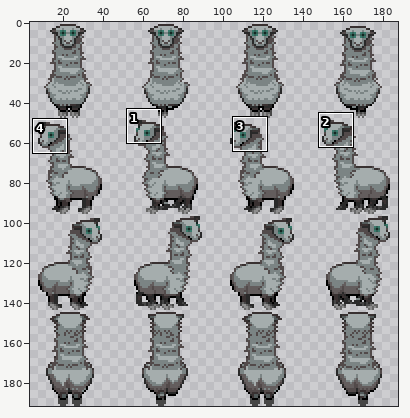
Sprite sheet -- resources/entities/Mooncalf.png. The picture above shows the old version from afar; the outline marks the close-up.
Close-up. Earlier state:
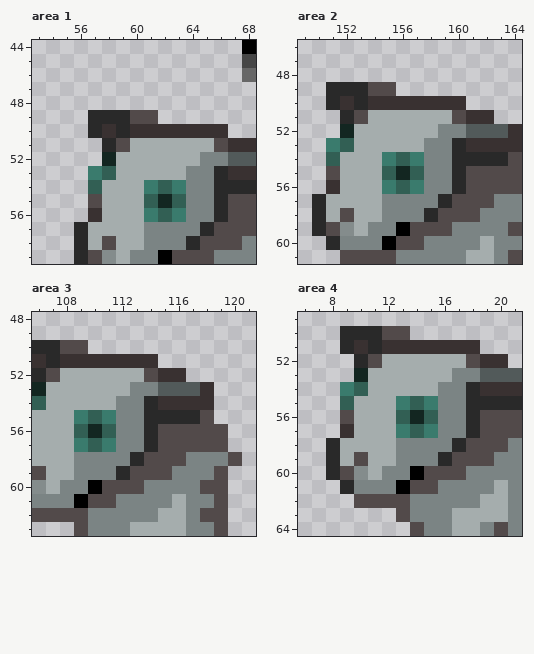
The file is 192x192 pixels. Colours within 5 levels of each other are drawn and written as one. Shown: area 1: x 53..68, y 44..59; area 2: x 149..164, y 46..61; area 3: x 106..121, y 48..63; area 4: x 6..21, y 49..64. The wide view leaves out empty margins. The commit also changed other parts of the picture, which this record leaves out.
The result:
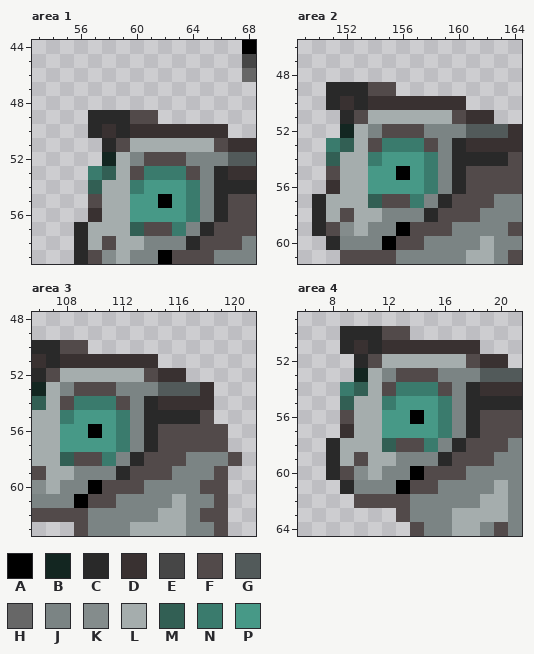
Palette (. is transparent): A #000000  B #132621  C #292929  D #393131  E #464646  F #524a4a  G #525a5a  H #676767  J #7b8484  K #848c8c  L #a5adad  M #325f54  N #3a7b6d  P #479987
Change:
{"where": "area 1"}
{"y":52,"x":60,"old":"LLLLL","new":"JFFFJ"}
{"y":53,"x":60,"old":"LLLLJ","new":"FNNNF"}
{"y":54,"x":60,"old":"LNMNJ","new":"NPPPN"}
{"y":55,"x":60,"old":"LMBMJ","new":"PPAPN"}
{"y":56,"x":60,"old":"LNMNJ","new":"PPPPN"}
{"y":57,"x":60,"old":"LJJJ","new":"MFFN"}
{"where": "area 2"}
{"y":52,"x":154,"old":"LLLLL","new":"JFFFJ"}
{"y":53,"x":154,"old":"LLLLJ","new":"FNNNF"}
{"y":54,"x":154,"old":"LNMNJ","new":"NPPPN"}
{"y":55,"x":154,"old":"LMBMJ","new":"PPAPN"}
{"y":56,"x":154,"old":"LNMNJ","new":"PPPPN"}
{"y":57,"x":154,"old":"LJJJ","new":"MFFN"}
{"where": "area 3"}
{"y":53,"x":108,"old":"LLLLL","new":"JFFFJ"}
{"y":54,"x":108,"old":"LLLLJ","new":"FNNNF"}
{"y":55,"x":108,"old":"LNMNJ","new":"NPPPN"}
{"y":56,"x":108,"old":"LMBMJ","new":"PPAPN"}
{"y":57,"x":108,"old":"LNMNJ","new":"PPPPN"}
{"y":58,"x":108,"old":"LJJJ","new":"MFFN"}
{"where": "area 4"}
{"y":53,"x":12,"old":"LLLLL","new":"JFFFJ"}
{"y":54,"x":12,"old":"LLLLJ","new":"FNNNF"}
{"y":55,"x":12,"old":"LNMNJ","new":"NPPPN"}
{"y":56,"x":12,"old":"LMBMJ","new":"PPAPN"}
{"y":57,"x":12,"old":"LNMNJ","new":"PPPPN"}
{"y":58,"x":12,"old":"LJJJ","new":"MFFN"}
{"label":"changed","picture_box":[130,152,200,236]}
{"label":"changed","picture_box":[368,124,438,208]}
{"label":"changed","picture_box":[60,382,130,466]}
{"label":"changed","picture_box":[382,368,452,452]}
